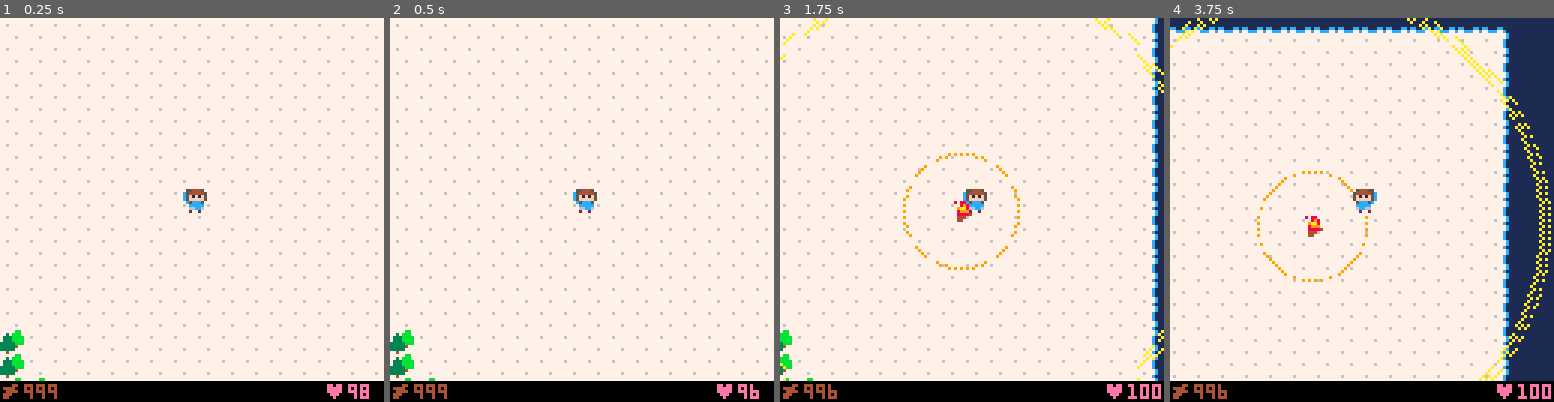
Above: before the commit, frames 1-4 (left to right).
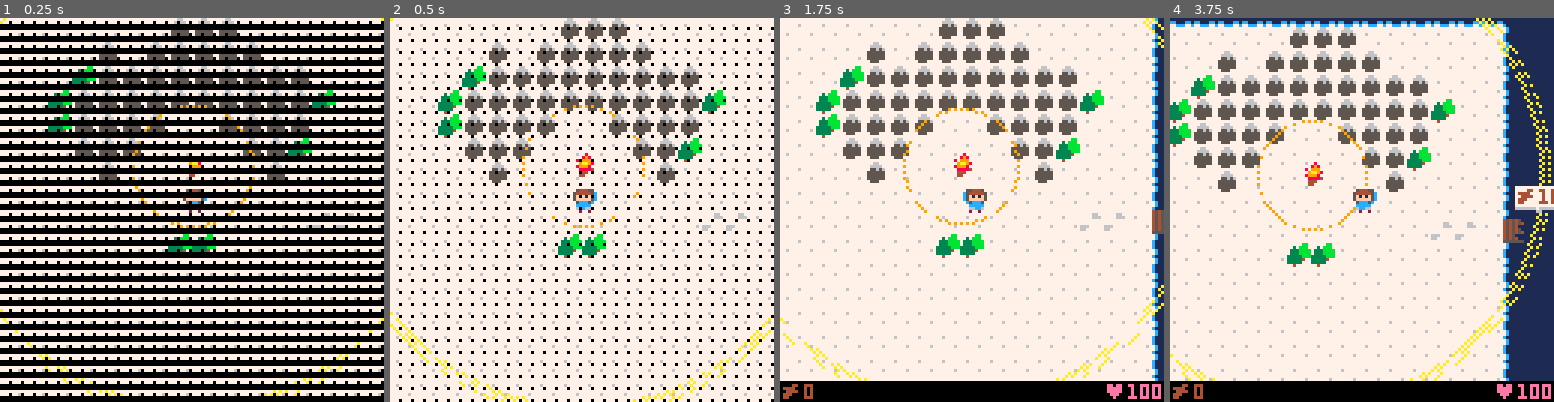
Above: after the commit, the same moments.

Repository: majorcob/ggj19
Game: PICO-8 cartridge ggj19.p8
Two runs of this game, one before a commit and one after it. Both use one fixed random seed, a clock stepped at 60 frames per second and the inputs below.
Inputs:
- Up to frame 1 (0.25 s): no input
- Up to frame 2 (0.5 s): tap X (X key) at 0.33 s
- Up to frame 3 (1.75 s): tap O (Z key) at 0.7, 1.7 s; tap X (X key) at 1.07 s; hold Right from 1.6 s (still down)
- Up to frame 4 (3.75 s): tap X (X key) at 1.85, 2.97 s; release Right at 2.1 s; tap O (Z key) every 0.4 s from 2.1 to 3.7 s; hold Up 2.15-2.42 s; hold Right 2.47-3.03 s; hold Left 3.08-3.58 s; hold Down from 3.63 s (still down)

The runs differ from the first frame. In frame 1, 62% of the frame differs, in the area x 0-100%, y 0-100%; in frame 2, 25%; in frame 3, 15%; in frame 4, 21%.

Commit message:
Title screen & game over

Diff:
--- a/ggj19.p8
+++ b/ggj19.p8
@@ -9,13 +9,46 @@
 local px,py,pc,pr,pwt,php,pw
 local cx,cy
 local ht,hst={},0
+local wct
+local scn
+local ffp,goat
+local bbh,bb1,bb2,bb4,bb8
+
+function _init()
+	reload(0,0,0x4300)
+	at=0
+	cx,cy=0,0
+	px,py=72,72
+	pc=-1
+	pr=f
+	pwt=0
+	php=100
+	pw=0
+	ht={{
+ 	x=px,y=py-15,lt=0,
+ 	r1=20,r2=80
+ }}
+	hst=0
+	wct=0
+	scn=0
+	ffp=0b.1
+	goat=0
+	bbh=f
+	bb1,bb2,bb4,bb8=f,f,f,f
+end
 
 function f0(n)
 	return fget(n,0)
 end
+function f1(n)
+	return fget(n,1)
+end
+function f2(n)
+	return fget(n,2)
+end
 
 function hupd(h)
-	h.lt+=1
+	if (pc>=0) h.lt+=1
 	if h.lt>1800 then
 		del(ht,h)
 	end
@@ -42,14 +75,18 @@
 
 function hrdr(h)
 	local hs,hx,hy
-	hs=h.lt%16<8 and 17 or 18
+	hs=at%16<8 and 17 or 18
 	if h.lt>1200 then
-		hs=h.lt%32<16 and 19 or 20
+		hs=at%32<16 and 19 or 20
 	end
 	hx=h.x-cx
 	hy=h.y-cy
 	spr(hs,hx-3,hy-4)
-	fillp(0xa5a5+0b.1)
+	if at%32<16 then
+		fillp(0xa5a5+0b.1)
+	else
+		fillp(0x5a5a+0b.1)
+	end
 	circ(hx,hy,h.r1,9)
 	circ(hx,hy,h.r2,10)
 	circ(hx,hy,h.r2+1,10)
@@ -57,24 +94,16 @@
 	fillp()
 end
 
-function _init()
-	at=0
-	cx,cy=0,0
-	px,py=72,72
-	pc=0
-	pr=t
-	pwt=0
-	php=100
-	pw=999
-	ht={}
-	hst=0
-end
-
 function _update()
 	foreach(ht,hupd)
 
-	if pc>=0 then
+	local ptx,pty
+ ptx=flr(px/8)
+ pty=flr(py/8)
+
+	if pc>=0 and scn==1 then
  	pwt+=1
+ 	bbh=t
  	local wth,wtv=f
  	if btn(0)==btn(1) then
  		wth=t
@@ -98,21 +127,46 @@
  	nhd,nh=phd()
   hcs=nh==nil or nhd>nh.r2
   if hst<=0 and hcs then
-  	if btn(4) and pw>=3 then
-  		pw-=3
-  		add(ht,{
-  			x=px,y=py,lt=0,r1=20,r2=80
-  		})
-  		hst=30
+  	if not f2(mget(ptx,pty)) then
+   	if btn(4) and pw>=3 then
+   		pw-=3
+   		ht={}
+   		add(ht,{
+   			x=px,y=py,lt=0,
+   			r1=20,r2=80
+   		})
+   		hst=30
+  		end
   	end
   end
   hst=max(hst-1,0)
+
+  if not bb1 then
+   if ptx==17 and pty==9 then
+   	if btn(4) and pw>=10 then
+   		pw-=10
+   		bb1=t
+   		for tx=17,19 do
+   			mset(tx,9,68)
+   		end
+   	end
+   end
+  end
+
+  wct=max(wct-1,0)
+  local pt=mget(ptx,pty)
+  if btn(5) then
+  	if f1(pt) and wct<=0 then
+  		pw+=1
+  		wct=15
+  		mset(ptx,pty,pt+1)
+  	end
+  else
+  	wct=0
+  end
  end
 
  local tn,te,ts,tw
- local ptx,pty
- ptx=flr(px/8)
- pty=flr(py/8)
  tn=mget(ptx,pty-1)
  te=mget(ptx+1,pty)
  ts=mget(ptx,pty+1)
@@ -123,17 +177,44 @@
  if (f0(te)) px=min(px,ptx+4)
  if (f0(ts)) py=min(py,pty+6)
 
+ if php<=0 and scn==1 then
+ 	scn=2
+ 	goat=at
+ end
  local nhd,nh=phd()
  local tdmg,heal
  tdmg=nh==nil or nhd<0
  tdmg=tdmg or nhd>nh.r2
- if tdmg and at%5==0 then
+ tdmg=tdmg and pc>=0
+ if tdmg and at%3==0 then
   php=max(php-1,0)
  elseif tdmg then
- elseif nhd<nh.r1 then
- 	if at%3==0 then
+ elseif nh and nhd<nh.r1 then
+ 	if at%2==0 and pc>=0 then
   	php=min(php+1,100)
   end
+ end
+
+ if scn==0 then
+ 	if btn(4) then
+  	scn=1
+  	pc=0
+ 	end
+ 	ffp=0
+ 	ffp=bnot(flr(ffp))
+ 	ffp=lshr(ffp,flr(at))
+ 	ffp=flr(bnot(ffp))
+ 	ffp+=0b.1
+ end
+ if scn==2 then
+ 	pc-=2
+ 	ffp=0xffff
+ 	ffp=lshr(ffp,flr(at-goat))
+ 	ffp=flr(ffp)
+ 	if ffp==0 and at-goat>45 then
+ 		_init()
+ 	end
+ 	ffp+=0b.1
  end
 
  if (0<=pc and pc<7) pc+=1
@@ -152,10 +233,35 @@
 	my=-cy+mty*8
 	map(mtx,mty,mx,my,18,18)
 
+	local ptx,pty
+ ptx=flr(px/8)
+ pty=flr(py/8)
+ color(8)
+ if f1(mget(ptx,pty)) then
+  ptx=flr(px/8)*8-cx
+  pty=flr(py/8)*8-cy
+  line(ptx-1,pty,ptx,pty-1)
+  pset(ptx-1,pty-1)
+  line(ptx+7,pty-1,ptx+8,pty)
+  pset(ptx+8,pty-1)
+  line(ptx+8,pty+7,ptx+7,pty+8)
+  pset(ptx-1,pty+8)
+  line(ptx,pty+8,ptx-1,pty+7)
+  pset(ptx+8,pty+8)
+ end
+
 	foreach(ht,hrdr)
 
 	local ps=pwt%20<10 and 1 or 2
 	spr(ps,px-cx-3,py-cy-7,1,1,pr)
+
+	if not bb1 then
+		local bbo
+		bbo=at%20<10 and 0 or 1
+		spr(32,140-cx,60-cy+bbo)
+		spr(48,140-cx,68-cy+bbo,2,1)
+		spr(33,148-cx,60-cy+bbo)
+	end
 
 	if pc>=0 then
  	local hp,hpc="♥"..php,14
@@ -165,6 +271,16 @@
  	spr(16,-1,126-pc)
  	print(pw,8,129-pc,4)
  end
+
+ if scn==0 then
+ 	if at>=30 and at%30<20 then
+ 		print("press 🅾️",49,100,2)
+ 	end
+ end
+
+ fillp(ffp)
+ rectfill(0,0,127,127,0)
+ fillp()
 end
 
 
@@ -426,38 +542,38 @@
 
 
 __gff__
-0000000000000000000000000000000000000000000000000000000000000000000000000000000000000000000000000000000000000000000000000000000001010000000000000000000000000000010001000000000000000000000000000001000000000000000000000000000001000000000000000000000000000000
+0000000000000000000000000000000000000000000000000000000000000000000000000000000000000000000000000000000000000000000000000000000001010004040400000000000000000000010001040404000000000000000000000001010101000000000000000000000006060001010000000000000000000000
 0100000000000000000000000000000000000000000000000000000000000000000000000000000000000000000000000000000000000000000000000000000000000000000000000000000000000000000000000000000000000000000000000000000000000000000000000000000000000000000000000000000000000000
 __map__
 4041414141414141414141414141414141424040404040404040404040404040404040404040404040404040404040404040404040404040404040404040404040404040404040404040404040404040404040404040404040404040404040404040404040404040404040404040404040404040404040404040404040404040
-5051515151515151515151515151515151524040404040404040404040404040404040404040404040404040404040404040404040404040404040404040404040404040404040404040404040404040404040404040404040404040404040404040404040404040404040404040404040404040404040404040404040404040
-5051515151515151515151515151515151524040404040404040404040404040404040404040404040404040404040404040404040404040404040404040404040404040404040404040404040404040404040404040404040404040404040404040404040404040404040404040404040404040404040404040404040404040
-5051515151515151515151515151515151524040404040404040404040404040404040404040404040404040404040404040404040404040404040404040404040404040404040404040404040404040404040404040404040404040404040404040404040404040404040404040404040404040404040404040404040404040
-5051515151515151515151515151515151524040404040404040404040404040404040404040404040404040404040404040404040404040404040404040404040404040404040404040404040404040404040404040404040404040404040404040404040404040404040404040404040404040404040404040404040404040
-5051515151515151515151515151515151524040404040404040404040404040404040404040404040404040404040404040404040404040404040404040404040404040404040404040404040404040404040404040404040404040404040404040404040404040404040404040404040404040404040404040404040404040
-5051515151515151515151515151515151524040404040404040404040404040404040404040404040404040404040404040404040404040404040404040404040404040404040404040404040404040404040404040404040404040404040404040404040404040404040404040404040404040404040404040404040404040
-5051515151515151515151515151515151524040404040404040404040404040404040404040404040404040404040404040404040404040404040404040404040404040404040404040404040404040404040404040404040404040404040404040404040404040404040404040404040404040404040404040404040404040
-5051515151515151515151515151515151524040404040404040404040404040404040404040404040404040404040404040404040404040404040404040404040404040404040404040404040404040404040404040404040404040404040404040404040404040404040404040404040404040404040404040404040404040
-5051515151515151515151515151515151524040404040404040404040404040404040404040404040404040404040404040404040404040404040404040404040404040404040404040404040404040404040404040404040404040404040404040404040404040404040404040404040404040404040404040404040404040
-5051515151515151515151515151515151524040404040404040404040404040404040404040404040404040404040404040404040404040404040404040404040404040404040404040404040404040404040404040404040404040404040404040404040404040404040404040404040404040404040404040404040404040
-5051515151515151515151515151515151524040404040404040404040404040404040404040404040404040404040404040404040404040404040404040404040404040404040404040404040404040404040404040404040404040404040404040404040404040404040404040404040404040404040404040404040404040
-5051515151515151515151515151515151524040404040404040404040404040404040404040404040404040404040404040404040404040404040404040404040404040404040404040404040404040404040404040404040404040404040404040404040404040404040404040404040404040404040404040404040404040
-5051515151515151515151515151515151524040404040404040404040404040404040404040404040404040404040404040404040404040404040404040404040404040404040404040404040404040404040404040404040404040404040404040404040404040404040404040404040404040404040404040404040404040
-5070515151515151515151515151515151524040404040404040404040404040404040404040404040404040404040404040404040404040404040404040404040404040404040404040404040404040404040404040404040404040404040404040404040404040404040404040404040404040404040404040404040404040
-5070515151515151515151515151515151524040404040404040404040404040404040404040404040404040404040404040404040404040404040404040404040404040404040404040404040404040404040404040404040404040404040404040404040404040404040404040404040404040404040404040404040404040
-5070705151515151515151515151515151524040404040404040404040404040404040404040404040404040404040404040404040404040404040404040404040404040404040404040404040404040404040404040404040404040404040404040404040404040404040404040404040404040404040404040404040404040
-6061616161616161616161616161616161404040404040404040404040404040404040404040404040404040404040404040404040404040404040404040404040404040404040404040404040404040404040404040404040404040404040404040404040404040404040404040404040404040404040404040404040404040
-4040404040404040404040404040404040404040404040404040404040404040404040404040404040404040404040404040404040404040404040404040404040404040404040404040404040404040404040404040404040404040404040404040404040404040404040404040404040404040404040404040404040404040
-4040404040404040404040404040404040404040404040404040404040404040404040404040404040404040404040404040404040404040404040404040404040404040404040404040404040404040404040404040404040404040404040404040404040404040404040404040404040404040404040404040404040404040
-4040404040404040404040404040404040404040404040404040404040404040404040404040404040404040404040404040404040404040404040404040404040404040404040404040404040404040404040404040404040404040404040404040404040404040404040404040404040404040404040404040404040404040
-4040404040404040404040404040404040404040404040404040404040404040404040404040404040404040404040404040404040404040404040404040404040404040404040404040404040404040404040404040404040404040404040404040404040404040404040404040404040404040404040404040404040404040
-4040404040404040404040404040404040404040404040404040404040404040404040404040404040404040404040404040404040404040404040404040404040404040404040404040404040404040404040404040404040404040404040404040404040404040404040404040404040404040404040404040404040404040
-4040404040404040404040404040404040404040404040404040404040404040404040404040404040404040404040404040404040404040404040404040404040404040404040404040404040404040404040404040404040404040404040404040404040404040404040404040404040404040404040404040404040404040
-4040404040404040404040404040404040404040404040404040404040404040404040404040404040404040404040404040404040404040404040404040404040404040404040404040404040404040404040404040404040404040404040404040404040404040404040404040404040404040404040404040404040404040
-4040404040404040404040404040404040404040404040404040404040404040404040404040404040404040404040404040404040404040404040404040404040404040404040404040404040404040404040404040404040404040404040404040404040404040404040404040404040404040404040404040404040404040
-4040404040404040404040404040404040404040404040404040404040404040404040404040404040404040404040404040404040404040404040404040404040404040404040404040404040404040404040404040404040404040404040404040404040404040404040404040404040404040404040404040404040404040
-4040404040404040404040404040404040404040404040404040404040404040404040404040404040404040404040404040404040404040404040404040404040404040404040404040404040404040404040404040404040404040404040404040404040404040404040404040404040404040404040404040404040404040
-4040404040404040404040404040404040404040404040404040404040404040404040404040404040404040404040404040404040404040404040404040404040404040404040404040404040404040404040404040404040404040404040404040404040404040404040404040404040404040404040404040404040404040
-4040404040404040404040404040404040404040404040404040404040404040404040404040404040404040404040404040404040404040404040404040404040404040404040404040404040404040404040404040404040404040404040404040404040404040404040404040404040404040404040404040404040404040
-4040404040404040404040404040404040404040404040404040404040404040404040404040404040404040404040404040404040404040404040404040404040404040404040404040404040404040404040404040404040404040404040404040404040404040404040404040404040404040404040404040404040404040
-4040404040404040404040404040404040404040404040404040404040404040404040404040404040404040404040404040404040404040404040404040404040404040404040404040404040404040404040404040404040404040404040404040404040404040404040404040404040404040404040404040404040404040
+5051515151515151626262515151515151524040404040404040404040404040404040404040404040404040404040404040404040404040404040404040404040404040404040404040404040404040404040404040404040404040404040404040404040404040404040404040404040404040404040404040404040404040
+5051515151625162626262625151515151524040404040404040404040404040404040404040404040404040404040404040404040404040404040404040404040404040404040404040404040404040404040404040404040404040404040404040404040404040404040404040404040404040404040404040404040404040
+5051515170626262626262626262515151524040404040404040404040404040404040404040404040404040404040404040404040404040404040404040404040404040404040404040404040404040404040404040404040404040404040404040404040404040404040404040404040404040404040404040404040404040
+5051517062626262626262626262705151524040404040404040404040404040404040404040404040404040404040404040404040404040404040404040404040404040404040404040404040404040404040404040404040404040404040404040404040404040404040404040404040404040404040404040404040404040
+5051517062626262515162626262515151524040404040404040404040404040404040404040404040404040404040404040404040404040404040404040404040404040404040404040404040404040404040404040404040404040404040404040404040404040404040404040404040404040404040404040404040404040
+5051515162626251515151626270515151524040414141414141414240404040404040404040404040404040404040404040404040404040404040404040404040404040404040404040404040404040404040404040404040404040404040404040404040404040404040404040404040404040404040404040404040404040
+5051515151625151515151516251515151524050626251515162627342404040404040404040404040404040404040404040404040404040404040404040404040404040404040404040404040404040404040404040404040404040404040404040404040404040404040404040404040404040404040404040404040404040
+5051515151515151515151515151515151524050515151515151626252404040404040404040404040404040404040404040404040404040404040404040404040404040404040404040404040404040404040404040404040404040404040404040404040404040404040404040404040404040404040404040404040404040
+5051515151515151515151515151757551454043517575755151626252404040404040404040404040404040404040404040404040404040404040404040404040404040404040404040404040404040404040404040404040404040404040404040404040404040404040404040404040404040404040404040404040404040
+5051515151515151707051515151515151524050515151517651516252404040404040404040404040404040404040404040404040404040404040404040404040404040404040404040404040404040404040404040404040404040404040404040404040404040404040404040404040404040404040404040404040404040
+5051515151515151515151515151515151524050625151515151516273414141424040404041414141414142404040404040404040404040404040404040404040404040404040404040404040404040404040404040404040404040404040404040404040404040404040404040404040404040404040404040404040404040
+5051515151515151515151515151515151524060616164625176515151515151524040405051515151515152404040404051515151404040404040404040404040404040404040404040404040404040404040404040404040404040404040404040404040404040404040404040404040404040404040404040404040404040
+5051515151515151515151515151515151524040404050515176515151515151734240407451515151515152404040404051515151404040404040404040404040404040404040404040404040404040404040404040404040404040404040404040404040404040404040404040404040404040404040404040404040404040
+5051515151515151515151515151515151524040404050515151515175755151517342505151515151516252404040404051515151404040404040404040404040404040404040404040404040404040404040404040404040404040404040404040404040404040404040404040404040404040404040404040404040404040
+5051515151515151515151515151515151524040404060645151515151515151515152505151515151516252404040404051515151404040404040404040404040404040404040404040404040404040404040404040404040404040404040404040404040404040404040404040404040404040404040404040404040404040
+5051515151515151515151515151515151524040404040606161645151515151515173745151515151626252404040404040555540404040404040404040404040404040404040404040404040404040404040404040404040404040404040404040404040404040404040404040404040404040404040404040404040404040
+6061616161616161616161616161616161404040404040404041745151517651515151515151515162626252404040404040404040404040404040404040404040404040404040404040404040404040404040404040404040404040404040404040404040404040404040404040404040404040404040404040404040404040
+4040404040404040404040404040404040404040404040407451515151517651515151515151516262626273414141414141535341424040404040404040404040404040404040404040404040404040404040404040404040404040404040404040404040404040404040404040404040404040404040404040404040404040
+4040404040404040404040404040404040404040404040505151515151665151515151515162626262626262626251515151515151524040404040404040404040404040404040404040404040404040404040404040404040404040404040404040404040404040404040404040404040404040404040404040404040404040
+4040404040404040404040404040404040404040404040505151515176515151515162626262626262626262515151515151655151524040404040404040404040404040404040404040404040404040404040404040404040404040404040404040404040404040404040404040404040404040404040404040404040404040
+4040404040404040404040404040404040404040404040745151515176515151626262626262626262625151515175757551515151524040404040404040404040404040404040404040404040404040404040404040404040404040404040404040404040404040404040404040404040404040404040404040404040404040
+4040404040404040404040404040404040404040404050515151516651515162626262626262626262515151515151515151515151524040404040404040404040404040404040404040404040404040404040404040404040404040404040404040404040404040404040404040404040404040404040404040404040404040
+4040404040404040404040404040404040404040404050515151765151516262626262626262515151515151515151515151515151524040404040404040404040404040404040404040404040404040404040404040404040404040404040404040404040404040404040404040404040404040404040404040404040404040
+4040404040404040404040404040404040404040404050515151765151516262626262626262515151515163616161616161616161404040404040404040404040404040404040404040404040404040404040404040404040404040404040404040404040404040404040404040404040404040404040404040404040404040
+4040404040404040404040404040404040404040404050625151515162626262626262626251515165515152404040404040404040404040404040404040404040404040404040404040404040404040404040404040404040404040404040404040404040404040404040404040404040404040404040404040404040404040
+4040404040404040404040404040404040404040404050626251516262626262626262626251515165515152404040404040404040404040404040404040404040404040404040404040404040404040404040404040404040404040404040404040404040404040404040404040404040404040404040404040404040404040
+4040404040404040404040404040404040404040404050626251515151515151516262515151515151515152404040404040404040404040404040404040404040404040404040404040404040404040404040404040404040404040404040404040404040404040404040404040404040404040404040404040404040404040
+4040404040404040404040404040404040404040404050626262625151515151515151515151516551515152404040404040404040404040404040404040404040404040404040404040404040404040404040404040404040404040404040404040404040404040404040404040404040404040404040404040404040404040
+4040404040404040404040404040404040404040404050625151515151757575755151517551755151515152404040404040404040404040404040404040404040404040404040404040404040404040404040404040404040404040404040404040404040404040404040404040404040404040404040404040404040404040
+4040404040404040404040404040404040404040404050515151515151515151515151515151515151516340404040404040404040404040404040404040404040404040404040404040404040404040404040404040404040404040404040404040404040404040404040404040404040404040404040404040404040404040
+4040404040404040404040404040404040404040404060616451515151515151515151515151515151634040404040404040404040404040404040404040404040404040404040404040404040404040404040404040404040404040404040404040404040404040404040404040404040404040404040404040404040404040
Not shown, changed: 42 lines of the sprite sheet (__gfx__) section of ggj19.p8
